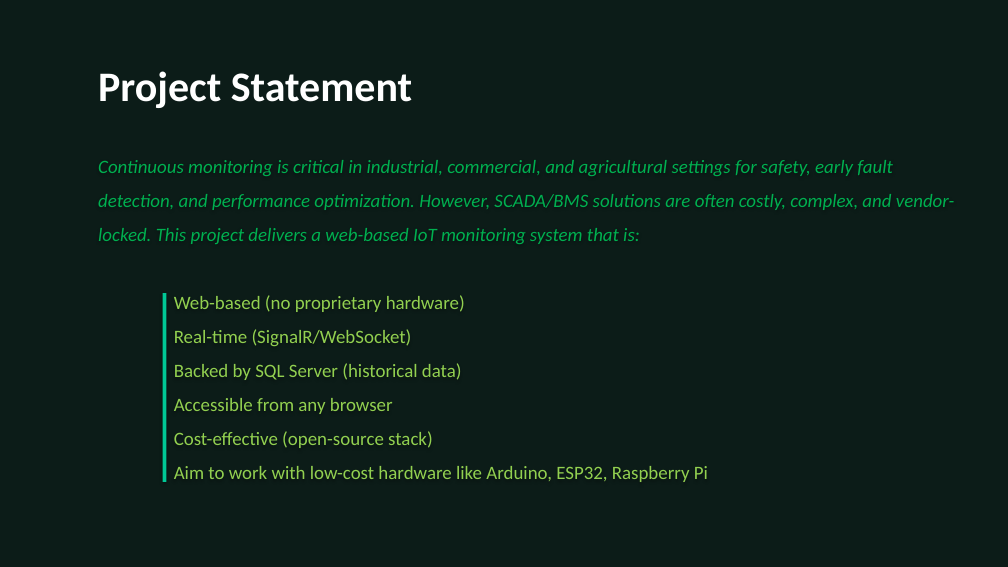
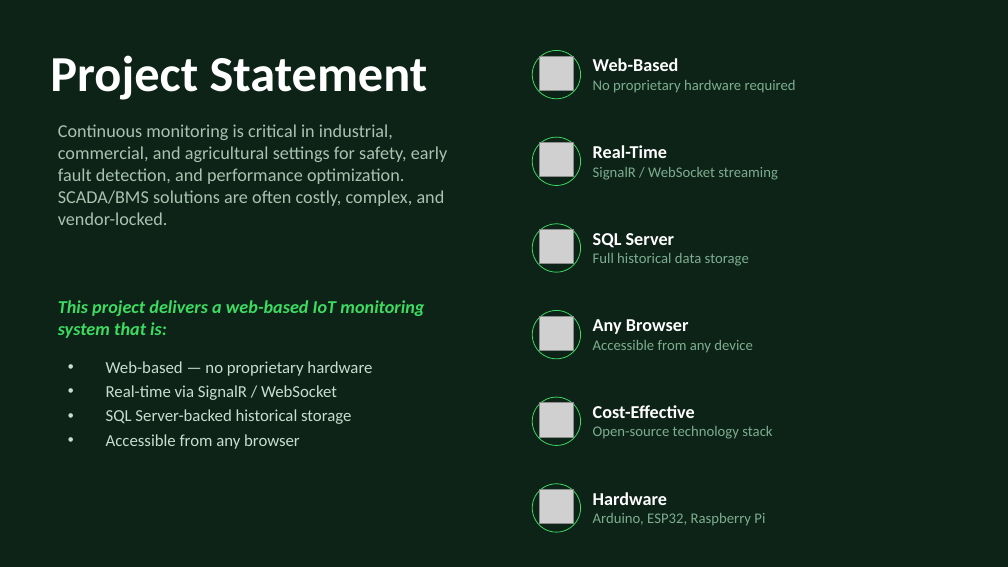
Before and after one commit to TranRTC/capstone_project, a slide deck: slide 3 of Capstone Project Presentation.pptx. Drawn at 1008x567 pixels with LibreOffice and Linux fonts; fonts in the diff are those of the drawing; grey boxes stand for pictures. Boxes give left, top, right and bottom in pixels: in the first picture for what was removed or moved away, otherwise in the second. Text is boxed around its words. In the diff, an @@ line names an element or a change of style, - is before the commit and + after.

```diff
--- a/Capstone Project Presentation.pptx
+++ b/Capstone Project Presentation.pptx
@@ background #0C1C18 to #0D2318 @@
@@ text "Project Statement": place and size @@
-text "Project Statement" at [98,71,412,108]
+text "Project Statement" at [50,55,428,100]
@@ text "Project Statement" at [50,55,428,100]: size 40 to 48 pt; vertical alignment top to middle @@
@@ ellipse added at [532,51,581,99], fill #0D2318, outline #3DDB61 0.75 pt @@
@@ picture added at [539,56,573,90] @@
@@ text added at [593,58,679,71], 17.3 pt, text #FFFFFF, bold @@
+Web-Based
@@ text added at [593,80,796,93], 14 pt, text #7DAE8E @@
+No proprietary hardware required
@@ text "Continuous monitoring is critical in ..." at [58,124,448,225]: vertical alignment middle to top @@
@@ text at [58,124,448,225]: text changed; size 18 to 17.3 pt; text colour #00B050 to #A8C4B0; italic off @@
-Continuous monitoring is critical in industrial, commercial, and agricultural settings for safety, early fault detection, and performance optimization. However, SCADA/BMS solutions are often costly, complex, and vendor-locked. This project delivers a web-based IoT monitoring system that is:
-    Web-based (no proprietary hardware)
-    Real-time (SignalR/WebSocket)
-    Backed by SQL Server (historical data)
-    Accessible from any browser
-    Cost-effective (open-source stack)
-    Aim to work with low-cost hardware like Arduino, ESP32, Raspberry Pi
+Continuous monitoring is critical in industrial, commercial, and agricultural settings for safety, early fault detection, and performance optimization. SCADA/BMS solutions are often costly, complex, and vendor-locked.
@@ ellipse added at [532,137,581,185], fill #0D2318, outline #3DDB61 0.75 pt @@
@@ picture added at [539,143,573,177] @@
@@ text added at [593,145,667,158], 17.3 pt, text #FFFFFF, bold @@
+Real-Time
@@ text added at [593,167,778,180], 14 pt, text #7DAE8E @@
+SignalR / WebSocket streaming
@@ ellipse added at [532,224,581,272], fill #0D2318, outline #3DDB61 0.75 pt @@
@@ picture added at [539,229,573,263] @@
@@ text added at [593,233,675,248], 17.3 pt, text #FFFFFF, bold @@
+SQL Server
@@ text added at [593,253,749,266], 14 pt, text #7DAE8E @@
+Full historical data storage
@@ rectangle removed at [163,293,166,482] @@
@@ text added at [58,300,424,338], 17.3 pt, text #3DDB61, bold, italic @@
+This project delivers a web-based IoT monitoring system that is:
@@ ellipse added at [532,311,581,359], fill #0D2318, outline #3DDB61 0.75 pt @@
@@ picture added at [539,316,573,350] @@
@@ text added at [593,319,689,334], 17.3 pt, text #FFFFFF, bold @@
+Any Browser
@@ text added at [593,340,753,353], 14 pt, text #7DAE8E @@
+Accessible from any device
@@ text added at [106,361,372,449], 16 pt, text #C8DDD0 @@
+• Web-based — no proprietary hardware
+• Real-time via SignalR / WebSocket
+• SQL Server-backed historical storage
+• Accessible from any browser
@@ ellipse added at [532,397,581,445], fill #0D2318, outline #3DDB61 0.75 pt @@
@@ picture added at [539,403,573,437] @@
@@ text added at [593,405,695,418], 17.3 pt, text #FFFFFF, bold @@
+Cost-Effective
@@ text added at [593,426,772,439], 14 pt, text #7DAE8E @@
+Open-source technology stack
@@ ellipse added at [532,484,581,532], fill #0D2318, outline #3DDB61 0.75 pt @@
@@ picture added at [539,489,573,523] @@
@@ text added at [593,492,667,505], 17.3 pt, text #FFFFFF, bold @@
+Hardware
@@ text added at [593,513,765,526], 14 pt, text #7DAE8E @@
+Arduino, ESP32, Raspberry Pi
```
Also in this commit, not shown: 11 other slides changed.
